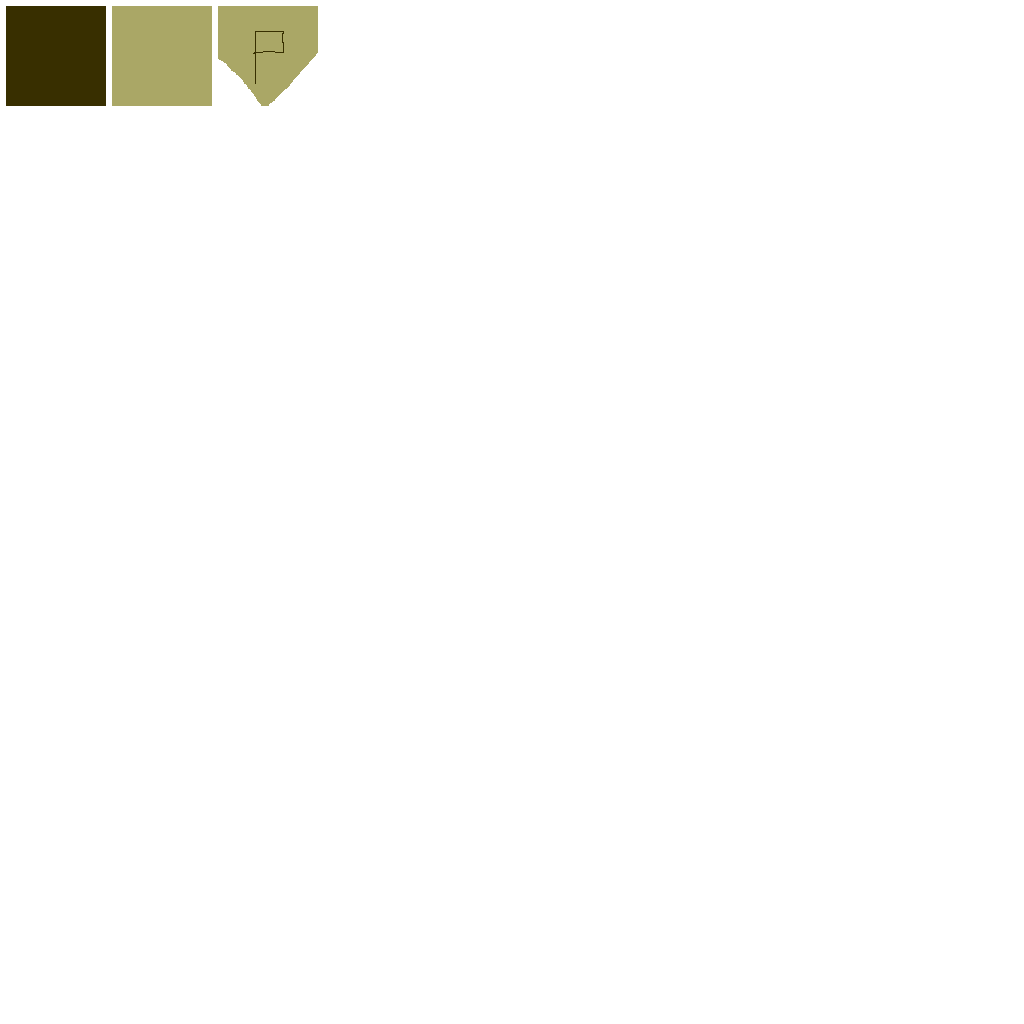
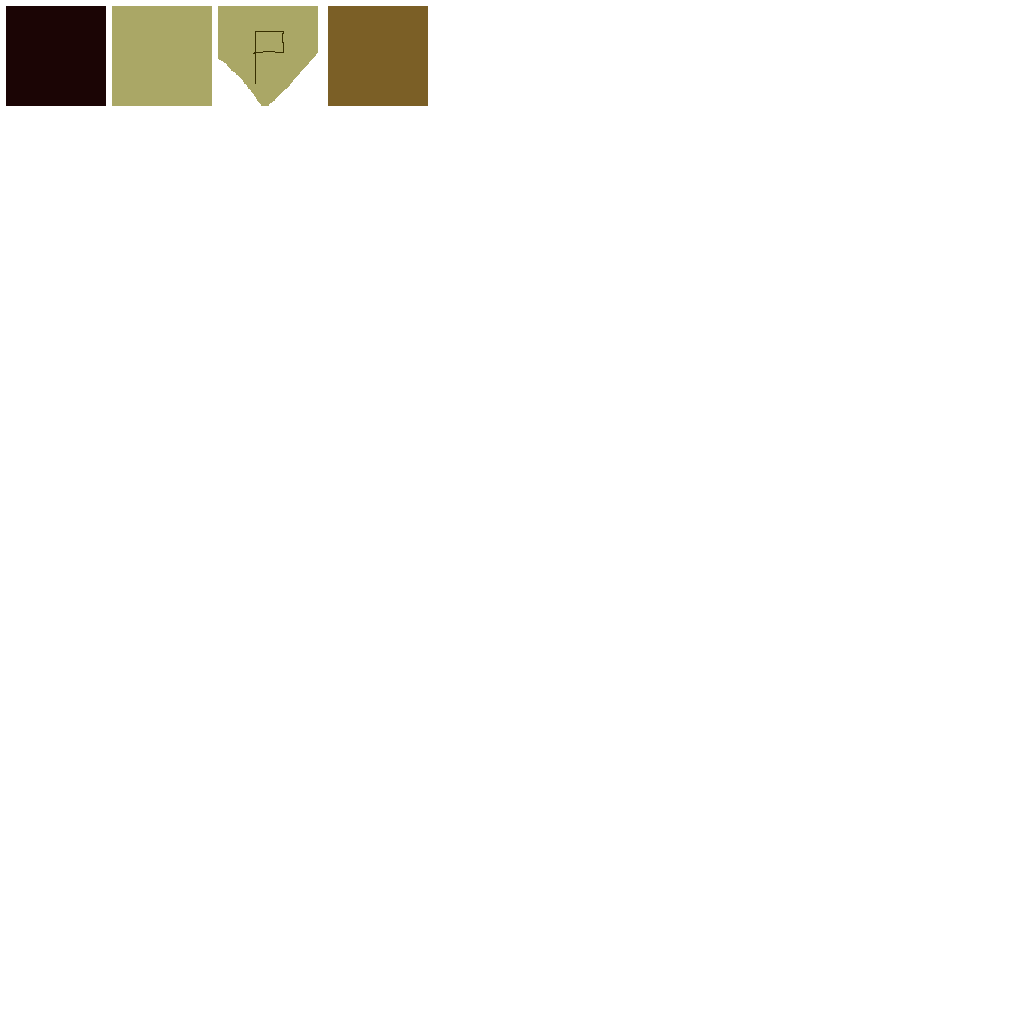
Layer changes from the first 1024 × 1024 image to the second:
added layer "Dirt" above "gravel" over [328, 6, 428, 106]
painted on "invincibleRock" over [6, 6, 106, 106]
